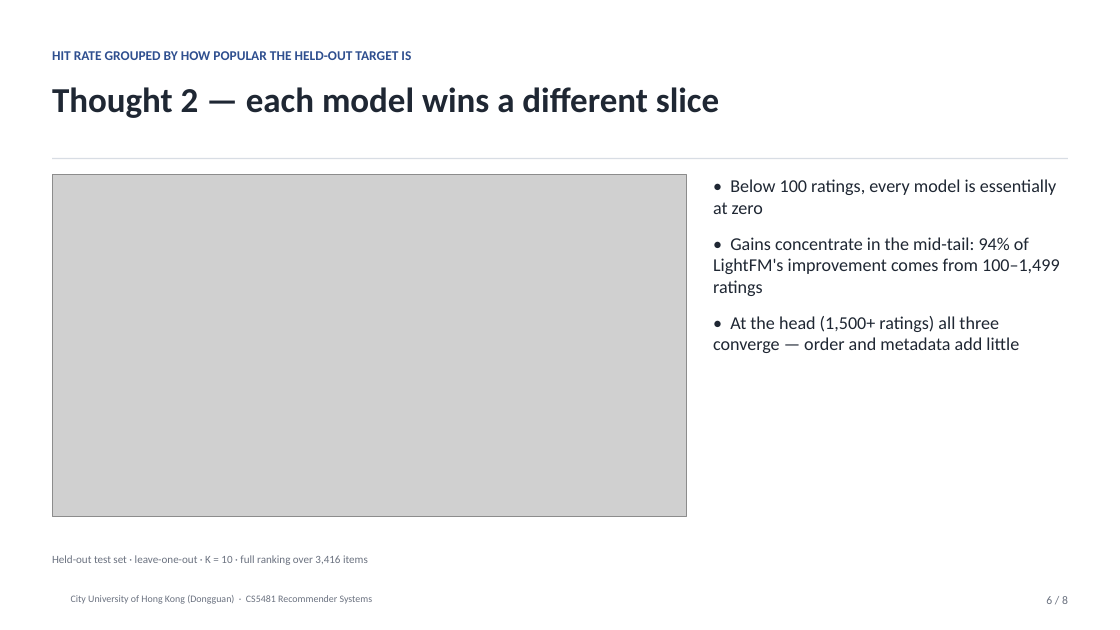
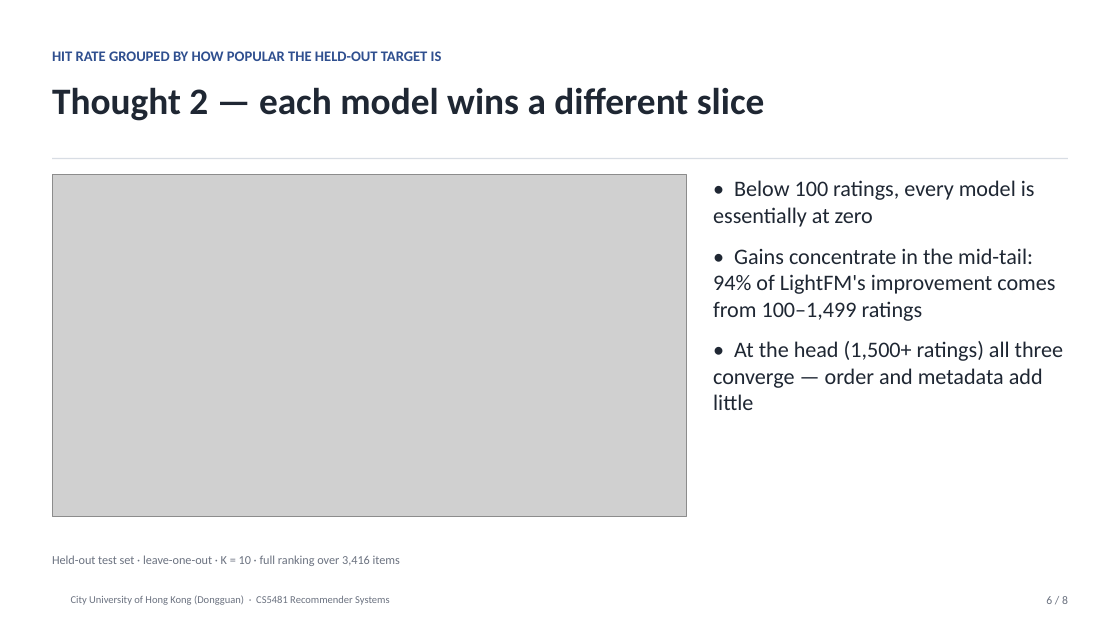
Before and after one commit to toulandeking/cs5481-movielens-recsys, a slide deck: slide 6 of slides/deck.pptx. Drawn at 1120x630 pixels with LibreOffice and Linux fonts; fonts in the diff are those of the drawing; grey boxes stand for pictures; background and template pictures are left out. Boxes give left, top, right and bottom in pixels: in the first picture for what was removed or moved away, otherwise in the second. Text is boxed around its words. In the diff, an @@ line names an element or a change of style, - is before the commit and + after.

Commit message:
feat(demo): complete LightFM metrics via independent recomputation; document demo tables
src/verify_results.py 从 top10_eval 复算 full 指标（LightFM 0.0775/0.0398，LRURec 零误差）；补 results/itemcf 快照；界面表格加列释义；PRESENTATION.md 增加演示段落与 7 条表格 Q&A；deck 正文字号放大并修排版

```diff
--- a/slides/deck.pptx
+++ b/slides/deck.pptx
@@ text "HIT RATE GROUPED BY HOW ..." at <box>52,51,442,61</box>: size 11.5 to 12.5 pt @@
@@ text "Thought 2 — each model ..." at <box>52,87,765,121</box>: size 30 to 32 pt @@
@@ text "• Below 100 ratings, every ..." at <box>713,180,1063,410</box>: size 15.5 to 19 pt @@
@@ text "Held-out test set · leave-one-out ..." at <box>52,555,400,566</box>: size 9.5 to 10.5 pt @@
@@ text "City University of Hong Kong ..." at <box>71,595,389,605</box>: size 8.5 to 9 pt @@
```
Also in this commit, not shown: 7 other slides changed, 8 other files.
